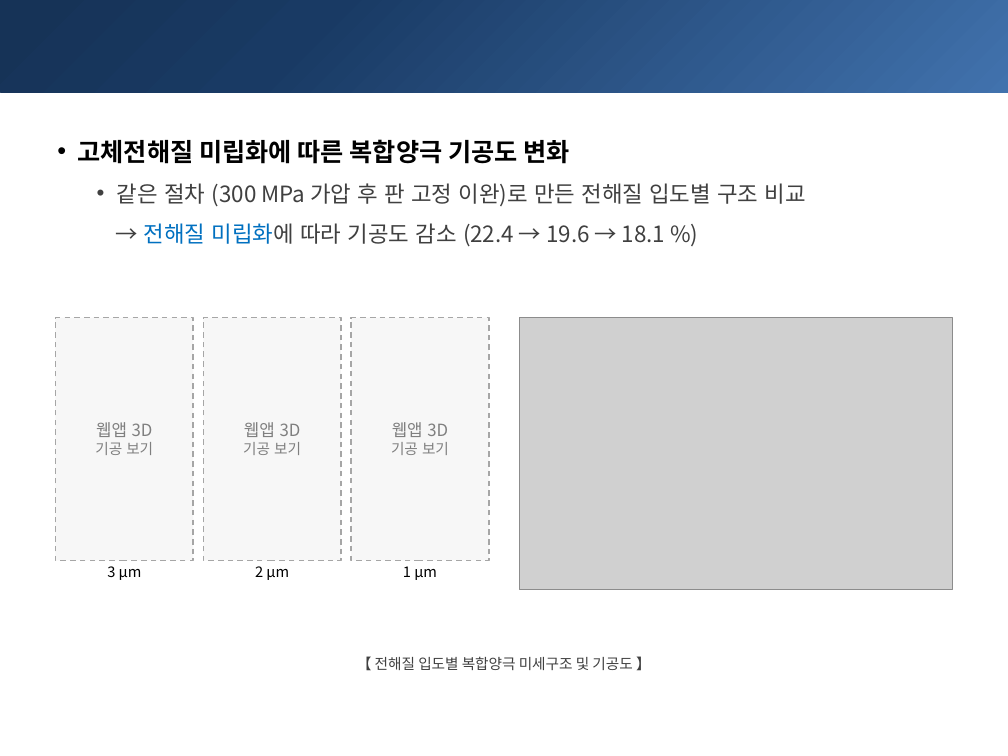
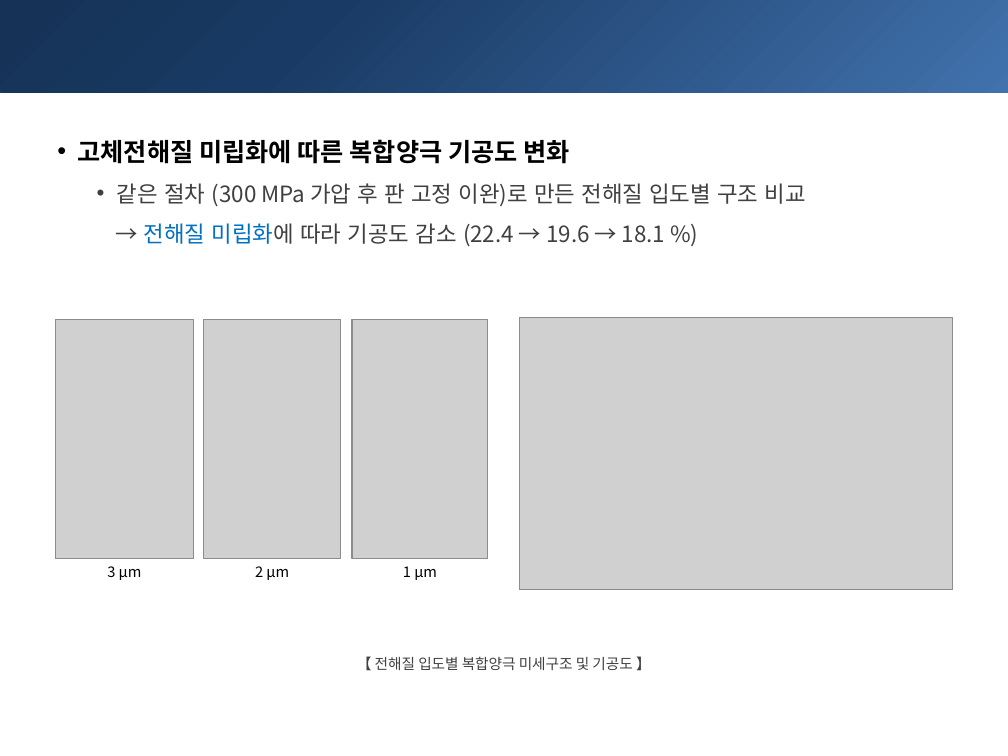
Before and after one commit to yonghoon7153-source/Yonghoon-DEM-DFT, a slide deck: slide 4 of docs/50kg/report_y4/meeting_20261104/kg50_meeting_dem8_20261104.pptx. Drawn at 1008x756 pixels with LibreOffice and Linux fonts; fonts in the diff are those of the drawing; grey boxes stand for pictures. Boxes give left, top, right and bottom in pixels: in the first picture for what was removed or moved away, otherwise in the second. Text is boxed around its words. In the diff, an @@ line names an element or a change of style, - is before the commit and + after.

```diff
--- a/docs/50kg/report_y4/meeting_20261104/kg50_meeting_dem8_20261104.pptx
+++ b/docs/50kg/report_y4/meeting_20261104/kg50_meeting_dem8_20261104.pptx
@@ rectangle removed at box(55, 318, 194, 560) @@
-웹앱 3D
-기공 보기
@@ picture added at box(55, 320, 194, 558) @@
@@ rectangle removed at box(204, 318, 342, 560) @@
-웹앱 3D
-기공 보기
@@ picture added at box(204, 320, 341, 558) @@
@@ rectangle removed at box(351, 318, 489, 560) @@
-웹앱 3D
-기공 보기
@@ picture added at box(352, 320, 488, 558) @@
```
Also in this commit, not shown: 1 other slide changed, 13 other files.
